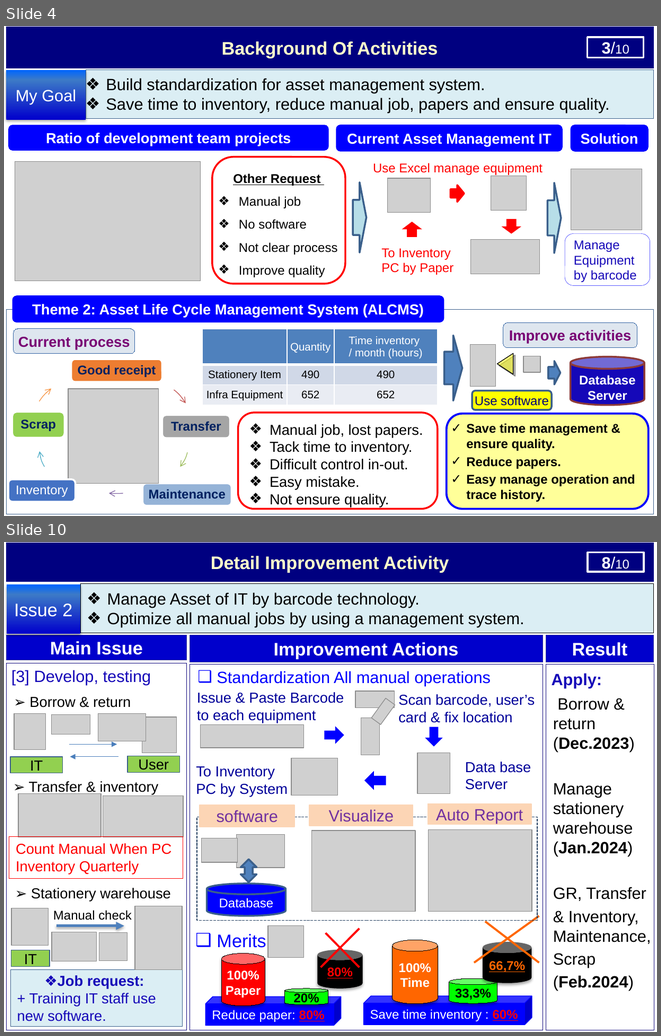
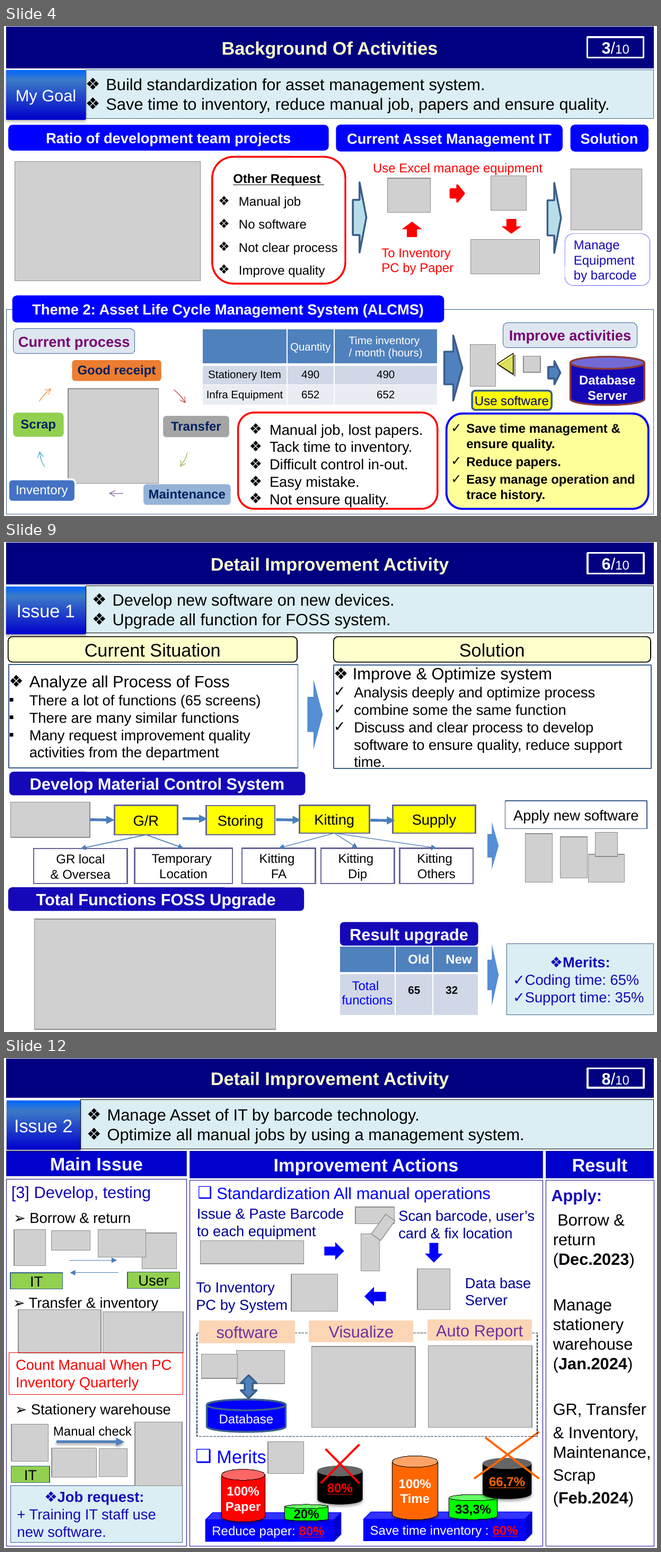
Before and after one commit to thietbicongnghevietnam/ReportPSNV, a slide deck: Report_test.pptx. Shown one above the other, each under a label of ours: slides 4 and 10 before the commit, slides 4, 9 and 12 after it; the slides between them are not shown. The pictures are 661x1036 and 661x1552 pixels, drawn with LibreOffice and Linux fonts; fonts in the diff are those of the drawing; grey boxes stand for pictures. Boxes give left, top, right and bottom in pixels: in the first picture for what was removed or moved away, otherwise in the second. Text is boxed around its words. In the diff, an @@ line names an element or a change of style, - is before the commit and + after.

```diff
--- a/Report_test.pptx
+++ b/Report_test.pptx
@@ slide 9 added at [4,542,657,1032], background #FFFFFF @@
@@ rectangle added at [7,543,654,584], fill #000080, outline #000080 0.75 pt, 20 pt, text #FFFFCC, bold @@
+Detail Improvement Activity
@@ rectangle added at [588,553,644,574], outline #FFFFFF 2 pt, 18 pt, text #FFFFFF @@
+6/10
@@ freeform shape added at [617,546,654,567], outline #FFFFFF 2.25 pt, 16 pt, text #FFFFFF @@
+1/10
@@ rectangle added at [6,587,86,634], fill gradient #0000CC to #3D7CC7 to #0066FF, 20 pt, text #FFFFFF @@
+Issue 1
@@ rectangle added at [86,586,654,633], fill #DBEEF4, outline #000000 0.25 pt, 18 pt, text #000000 @@
+❖ Develop new software on new devices.
+❖ Upgrade all function for FOSS system.
@@ rounded rectangle added at [8,637,297,662], fill #FFFFCC, outline #000000 1 pt, 20 pt, text #000000 @@
+Current Situation
@@ rounded rectangle added at [334,637,651,662], fill #FFFFCC, outline #000000 1 pt, 20 pt, text #000000 @@
+Solution
@@ rectangle added at [9,664,299,767], outline #3A5F8C 1 pt, 16 pt, text #000000 @@
+❖ Analyze all Process of Foss
+▪ There a lot of functions (65 screens)
+▪ There are many similar functions
+▪ Many request improvement quality activities from the department
@@ rectangle added at [334,665,651,769], outline #3A5F8C 1 pt, 16 pt, text #000000 @@
+❖ Improve & Optimize system
+✓ Analysis deeply and optimize process
+✓ combine some the same function
+✓ Discuss and clear process to develop software to ensure quality, reduce support time.
@@ right arrow added at [308,679,323,750], fill #558ED5 @@
@@ rounded rectangle added at [9,772,305,795], fill #1508B8, 18 pt, text #FFFFFF, bold @@
+Develop Material Control System
@@ right arrow added at [487,822,498,869], fill #558ED5 @@
@@ group added at [10,802,476,883]: 9 rectangles, 9 arrows, 1 picture @@
+G/R
+Storing
+Kitting
+Supply
+Temporary
+Location
+GR local
+& Oversea
+Kitting
+FA
+Kitting
+Dip
+Kitting
+Others
@@ group added at [505,801,647,882]: 4 pictures, 1 rectangle @@
+Apply new software
@@ rounded rectangle added at [8,888,303,911], fill #1508B8, 18 pt, text #FFFFFF, bold @@
+Total Functions FOSS Upgrade
@@ picture added at [35,919,276,1029] @@
@@ rounded rectangle added at [340,922,479,945], fill #1508B8, 18 pt, text #FFFFFF, bold @@
+Result upgrade
@@ table added at [339,945,479,1015], 2 rows, 3 columns @@
+ | Old | New
+Total / functions | 65 | 32
@@ right arrow added at [487,944,498,1006], fill #558ED5 @@
@@ rectangle added at [506,944,653,1015], fill #DBEEF4, outline #3A5F8C 0.25 pt, 16 pt, text #1508B8 @@
+❖Merits:
+✓Coding time: 65%
+✓Support time: 35%
@@ what was slide 10 is now slide 12 @@
```
Also in this commit, not shown: 6 slides changed, 1 other slide added.
